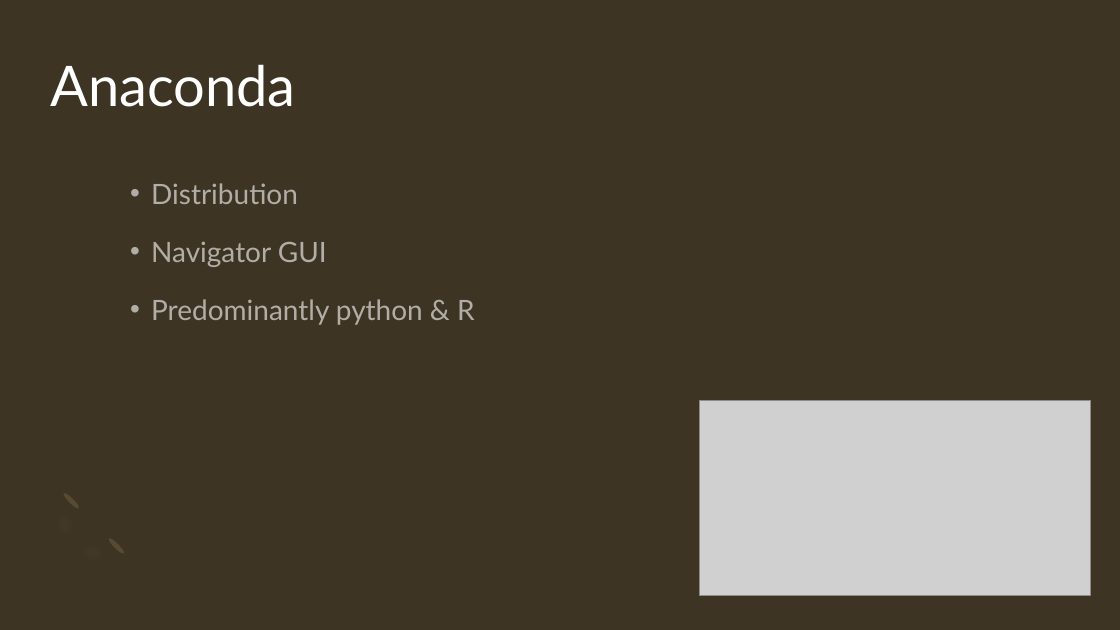
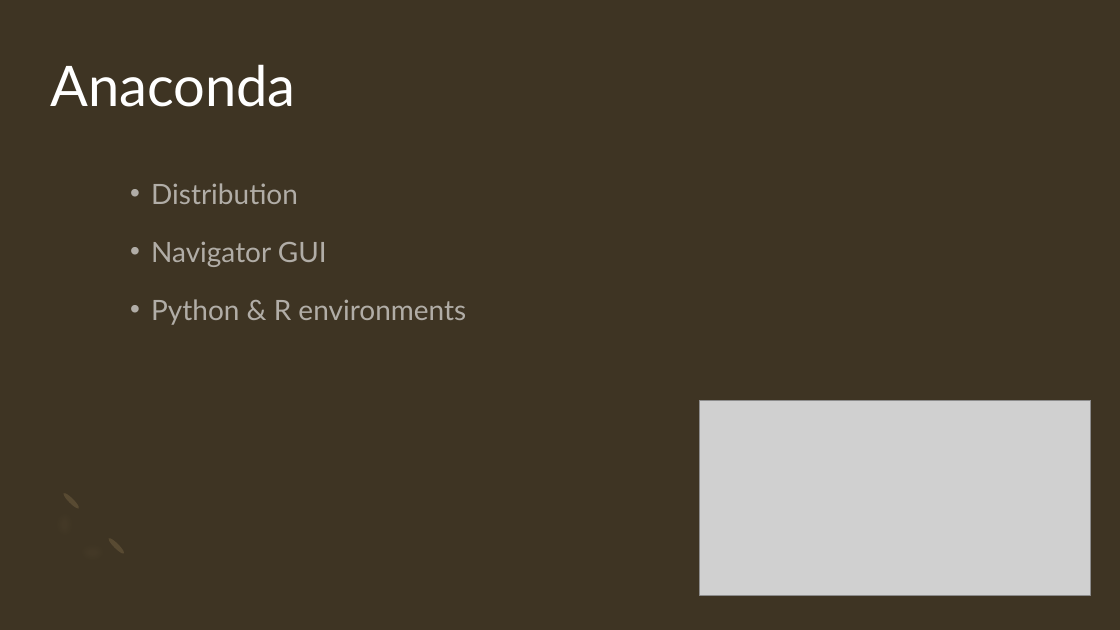
Before and after one commit to JoanneStasiak/JupyterNotebook, a slide deck: slide 8 of Github and jupyter.pptx (slide 6 before the commit). Drawn at 1120x630 pixels with LibreOffice and Linux fonts; fonts in the diff are those of the drawing; grey boxes stand for pictures. Boxes give left, top, right and bottom in pixels: in the first picture for what was removed or moved away, otherwise in the second. Text is boxed around its words. In the diff, an @@ line names an element or a change of style, - is before the commit and + after.

Commit message:
update ppt

```diff
--- a/Github and jupyter.pptx
+++ b/Github and jupyter.pptx
@@ text at (x1=151, y1=299, x2=466, y2=325): text changed @@
-• Predominantly python & R
+• Python & R environments
```
